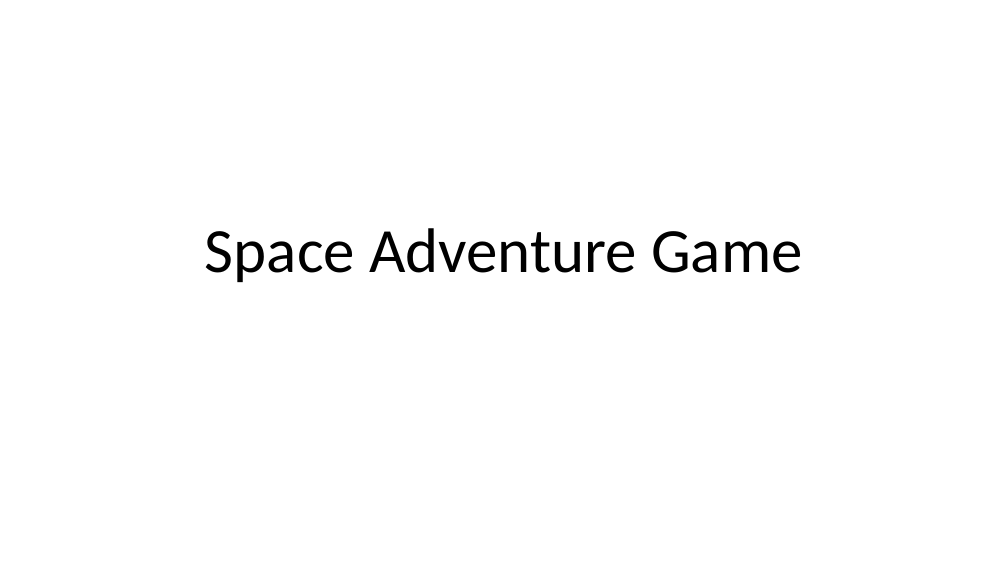
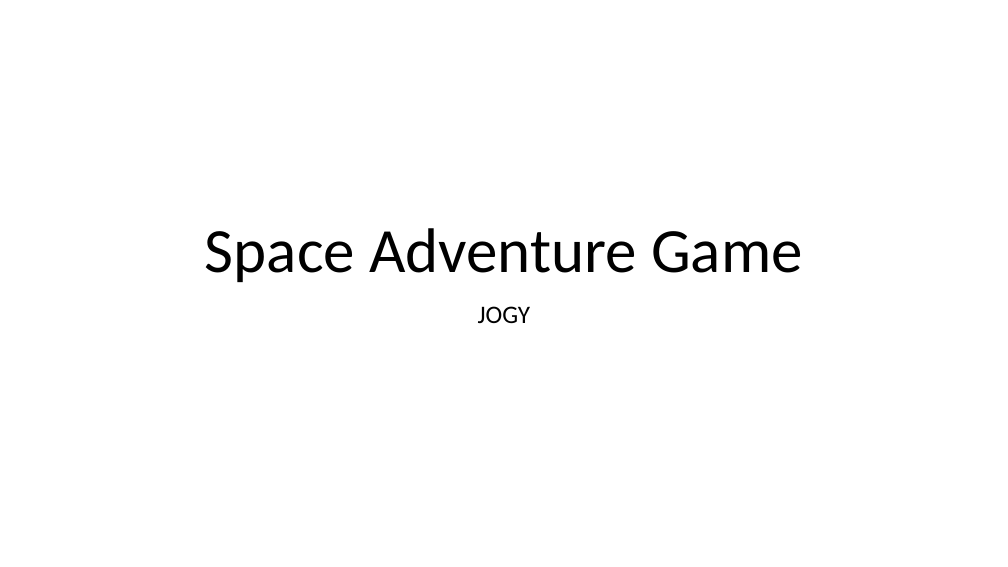
Before and after one commit to GroupProjectSpaceGame/Group-Project, a slide deck: slide 1 of Documentation/Space Adventure Game.pptx. Drawn at 1008x567 pixels with LibreOffice and Linux fonts; fonts in the diff are those of the drawing. Boxes give left, top, right and bottom in pixels: in the first picture for what was removed or moved away, otherwise in the second. Text is boxed around its words. In the diff, an @@ line names an element or a change of style, - is before the commit and + after.

Commit message:
5th docs (2nd presentation)

```diff
--- a/Documentation/Space Adventure Game.pptx
+++ b/Documentation/Space Adventure Game.pptx
@@ subtitle added at (478, 306, 531, 323), 24 pt, text #000000 @@
+JOGY
```
Also in this commit, not shown: 2 other files.
